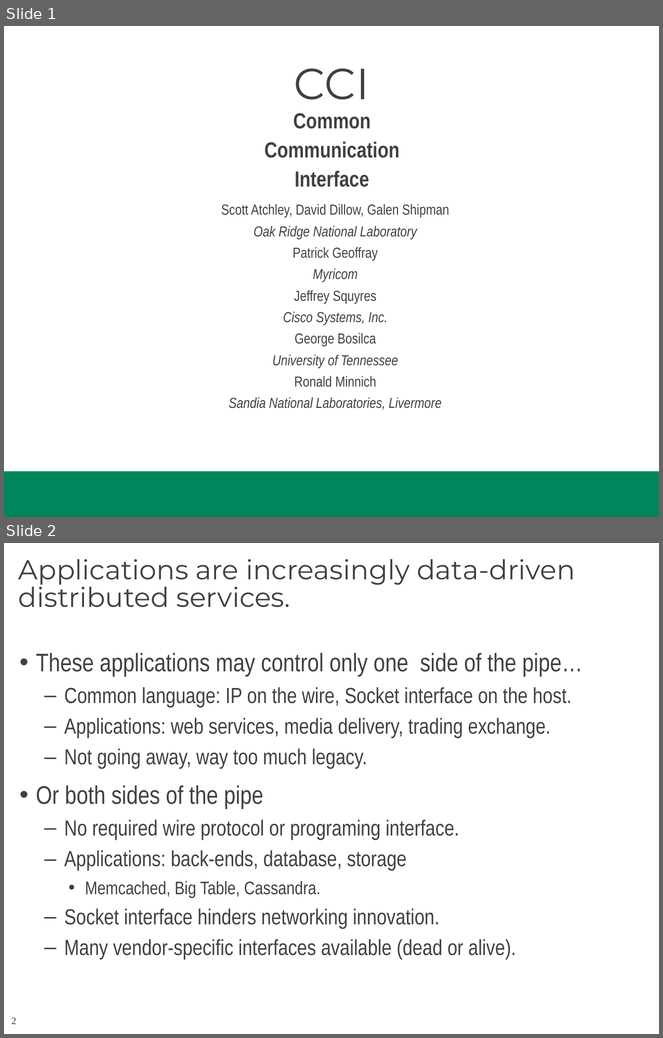
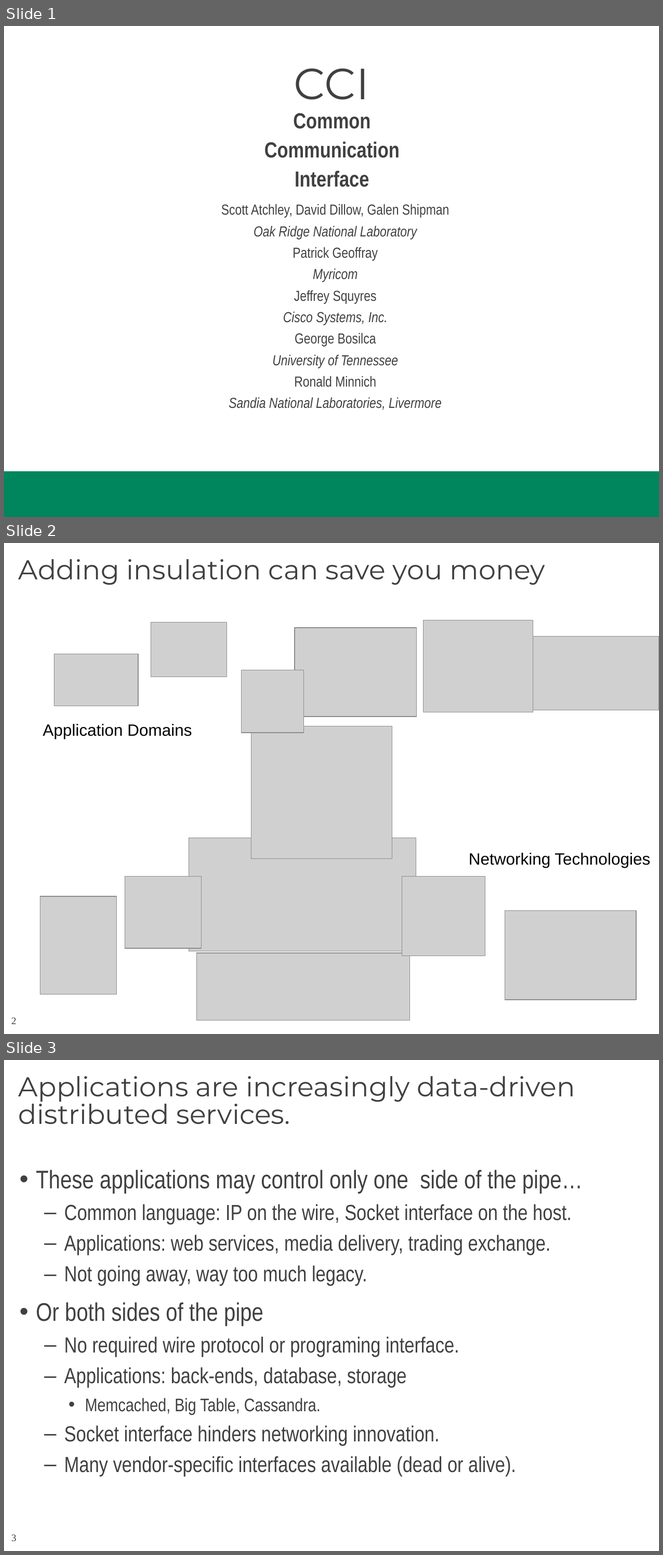
Before and after one commit to CCI/pub, a slide deck: slides/HotI-2011/2011-HotI-CCI-OLCF.pptx. Shown one above the other, each under a label of ours: slides 1 and 2 before the commit, slides 1, 2 and 3 after it. The pictures are 663x1038 and 663x1555 pixels, drawn with LibreOffice and Linux fonts; fonts in the diff are those of the drawing; grey boxes stand for pictures; background and template pictures are left out. Boxes give left, top, right and bottom in pixels: in the first picture for what was removed or moved away, otherwise in the second. Text is boxed around its words. In the diff, an @@ line names an element or a change of style, - is before the commit and + after.

```diff
--- a/slides/HotI-2011/2011-HotI-CCI-OLCF.pptx
+++ b/slides/HotI-2011/2011-HotI-CCI-OLCF.pptx
@@ slide 2 added at [4, 543, 659, 1034], background #FFFFFF; not listed: 1 template element that a slide beside it also shows @@
@@ title added at [19, 559, 546, 585], 30 pt, text #404040 @@
+Adding insulation can save you money
@@ picture added at [423, 620, 533, 712] @@
@@ picture added at [151, 622, 227, 677] @@
@@ picture added at [295, 628, 417, 717] @@
@@ picture added at [523, 637, 659, 711] @@
@@ picture added at [54, 654, 138, 705] @@
@@ picture added at [241, 670, 304, 732] @@
@@ text added at [43, 724, 192, 739], 18 pt, text #000000 @@
+Application Domains
@@ picture added at [251, 727, 392, 859] @@
@@ picture added at [189, 838, 416, 951] @@
@@ text added at [469, 853, 650, 868], 18 pt, text #000000 @@
+Networking Technologies
@@ picture added at [125, 876, 202, 949] @@
@@ picture added at [402, 876, 485, 956] @@
@@ picture added at [40, 897, 117, 995] @@
@@ picture added at [505, 911, 636, 1000] @@
@@ picture added at [196, 953, 410, 1021] @@
@@ what was slide 2 is now slide 3 @@
@@ page number at [11, 1535, 16, 1542]: text changed @@
-2
+3
```
Also in this commit, not shown: 4 slides changed.
